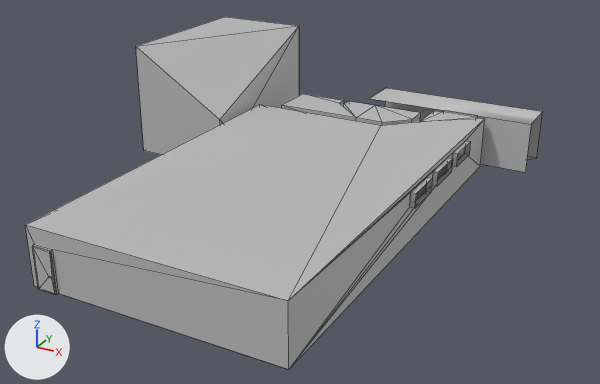
Before and after pictures for a commit that changed the FBX model unity/Assets/Art/Models/Shell/LibraryShell_01.fbx.
One viewpoint serves both versions: a camera (50 mm lens) standing at (0.506, -1.256, 0.56) and looking at (-0.081, -0.188, 0.025). The axes (+X, +Y, +Z) are drawn at lower left. The lights are the same throughout. Mesh edges are drawn as thin lines. Where no turn or scale is listed for an object, it has been applied to the vertices.

Names of what the first picture shows: 'LibraryShell_01'.
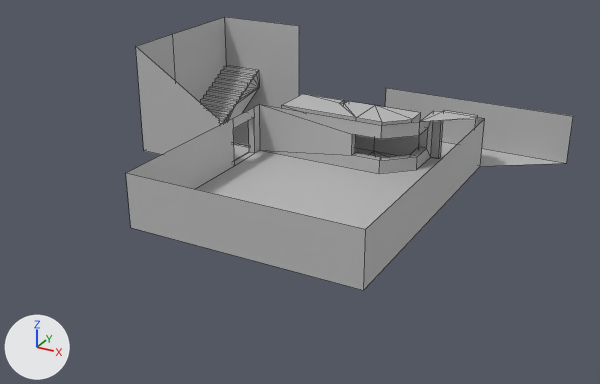
Pixel boxes [x1, y1, x2, y2] of what changed, in the pictures (600 x 384 px):
'LibraryShell_01', reshaped (14% narrower, 23% shorter): before [25, 17, 543, 370]; after [126, 17, 573, 290]

Patch to the scene script:
```diff
--- a/unity/Assets/Art/Models/Shell/LibraryShell_01.fbx.py
+++ b/unity/Assets/Art/Models/Shell/LibraryShell_01.fbx.py
@@ me_mesh @@
 # used by ob_libraryshell_01; location = (0.0, 0.0, 0.0)
-me_mesh.from_pydata(...)  # 307 vertices, 261 faces; spans x -0.46..0.199, y -0.585..0.21, z -0.097..0.2
+me_mesh.from_pydata(...)  # 219 vertices, 170 faces; spans x -0.46..0.252, y -0.38..0.21, z -0.097..0.2
+# me_mesh part 1
+# 100 vertices are removed from x -0.27..0.199, y -0.585..0.21, z 0.0..0.09
+# 114 faces are deleted
+# 4 vertices in x -0.03..0.025, y 0.0..0.055, z 0.029 move by (0.0, 0.0, -0.004)
+# 1 vertex moves from x 0.199, y 0.21, z 0.0 to x 0.252, y 0.21, z 0.0
+# 12 vertices are added at x -0.46..0.252, y -0.38..0.21, z 0.0..0.2
+# 23 new faces join them
 me_mesh.materials.append(mat_lambert1)
```
